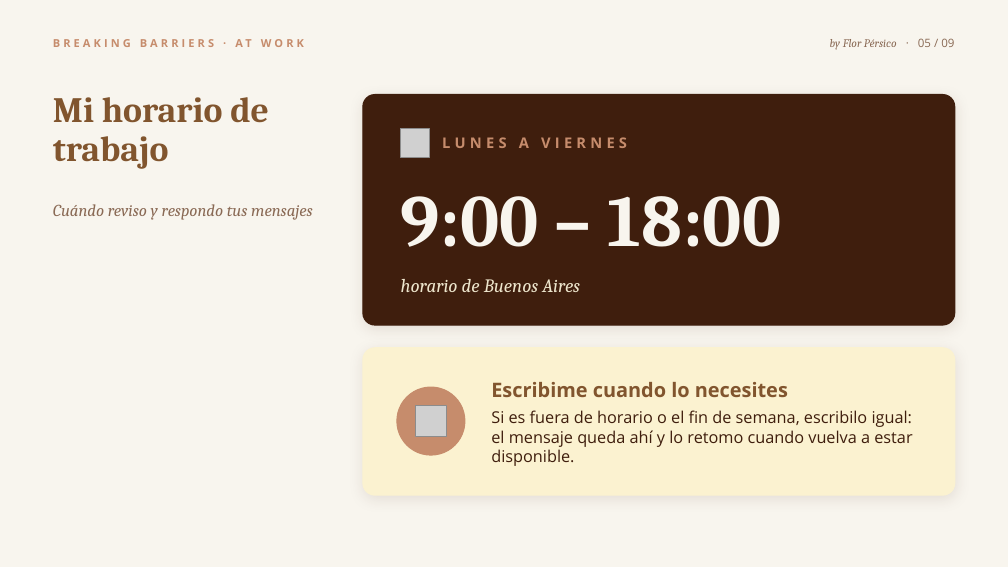
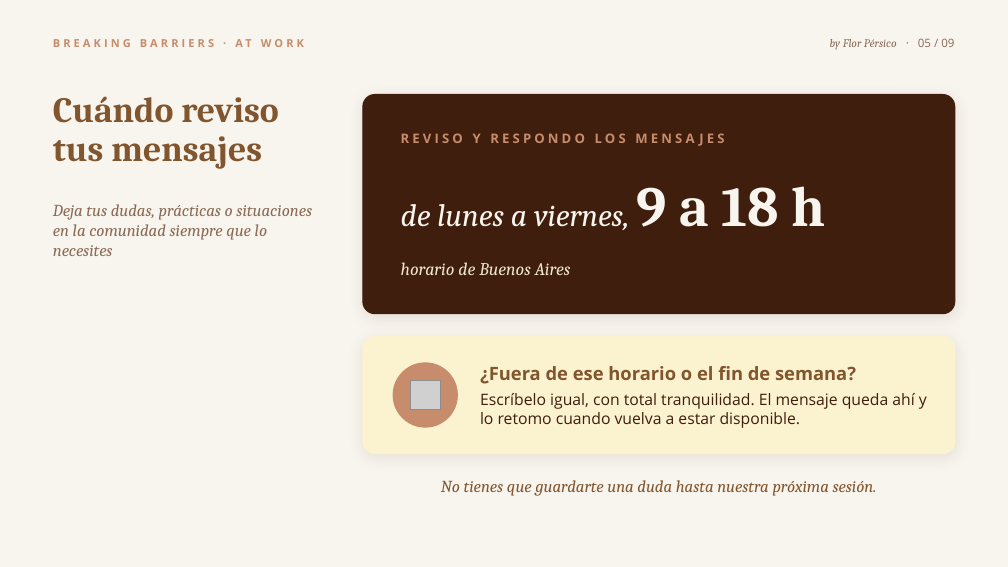
Before and after one commit to florenciapersico-ctrl/brakingbarriersatwork, a slide deck: slide 5 of onboarding/ONB02_Como_vamos_a_trabajar_juntas.pptx. Drawn at 1008x567 pixels with LibreOffice and Linux fonts; fonts in the diff are those of the drawing; grey boxes stand for pictures. Boxes give left, top, right and bottom in pixels: in the first picture for what was removed or moved away, otherwise in the second. Text is boxed around its words. In the diff, an @@ line names an element or a change of style, - is before the commit and + after.

```diff
--- a/onboarding/ONB02_Como_vamos_a_trabajar_juntas.pptx
+++ b/onboarding/ONB02_Como_vamos_a_trabajar_juntas.pptx
@@ text at [53, 96, 279, 169]: text changed @@
-Mi horario de trabajo
+Cuándo reviso tus mensajes
@@ rounded rectangle: place and size @@
-rounded rectangle at [363, 95, 955, 325]
+rounded rectangle at [363, 95, 955, 314]
@@ rounded rectangle at [363, 95, 955, 314]: proportions changed @@
@@ picture removed at [401, 129, 430, 157] @@
@@ text added at [401, 133, 626, 143], 12.5 pt, text #C68C6C, bold @@
+REVISO Y RESPONDO LOS MENSAJES
@@ text at [53, 204, 312, 256]: text changed @@
-Cuándo reviso y respondo tus mensajes
+Deja tus dudas, prácticas o situaciones en la comunidad siempre que lo necesites
@@ text at [401, 186, 826, 230]: text changed; size 14 to 30 pt; font Open Sans to Cambria; text colour #C68C6C to #F8F5EE; bold off; italic on @@
-LUNES A VIERNES
+de lunes a viernes, 9 a 18 h
@@ text removed at [401, 196, 781, 247] @@
-9:00 – 18:00
@@ text "horario de Buenos Aires": place and size @@
-text "horario de Buenos Aires" at [401, 279, 580, 292]
+text "horario de Buenos Aires" at [401, 262, 571, 275]
@@ text "horario de Buenos Aires" at [401, 262, 571, 275]: size 18 to 17 pt @@
@@ rounded rectangle at [363, 337, 955, 454]: proportions changed @@
@@ rounded rectangle: place and size @@
-rounded rectangle at [363, 348, 955, 495]
+rounded rectangle at [363, 337, 955, 454]
@@ ellipse: place and size @@
-ellipse at [397, 387, 465, 455]
+ellipse at [393, 363, 457, 427]
@@ picture: place and size @@
-picture at [415, 405, 446, 436]
+picture at [411, 380, 440, 410]
@@ text at [480, 366, 927, 428]: text changed; size 15.5 to 15 pt @@
-Escribime cuando lo necesites
-Si es fuera de horario o el fin de semana, escribilo igual: el mensaje queda ahí y lo retomo cuando vuelva a estar disponible.
+¿Fuera de ese horario o el fin de semana?
+Escríbelo igual, con total tranquilidad. El mensaje queda ahí y lo retomo cuando vuelva a estar disponible.
@@ text added at [441, 480, 877, 496], 16 pt, text #81552E, italic @@
+No tienes que guardarte una duda hasta nuestra próxima sesión.
```
Also in this commit, not shown: 8 other slides changed, 2 other files.
